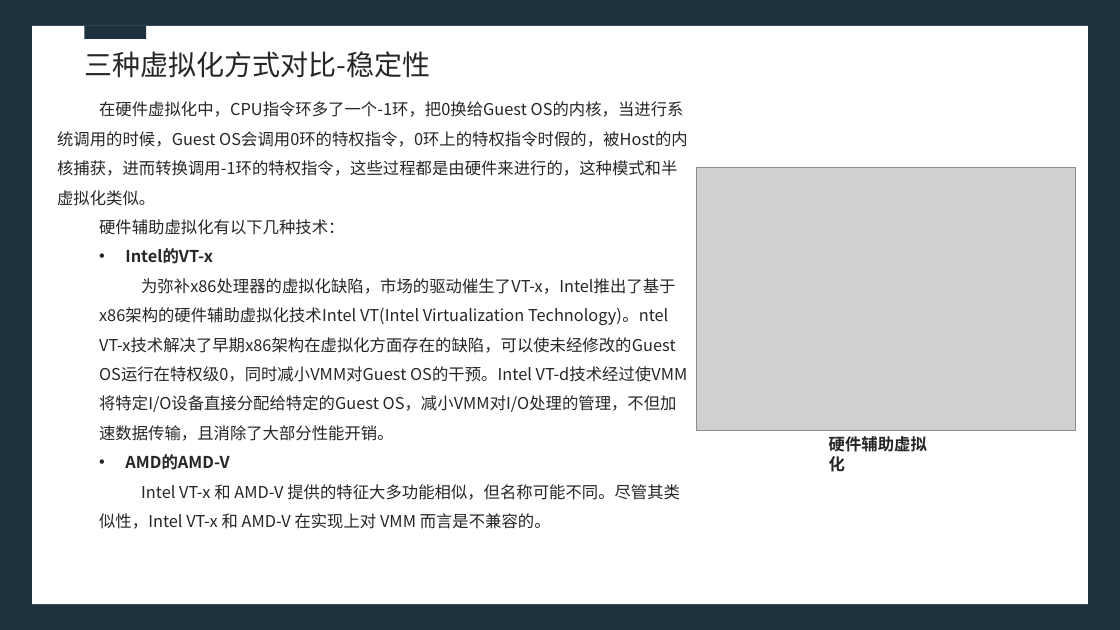
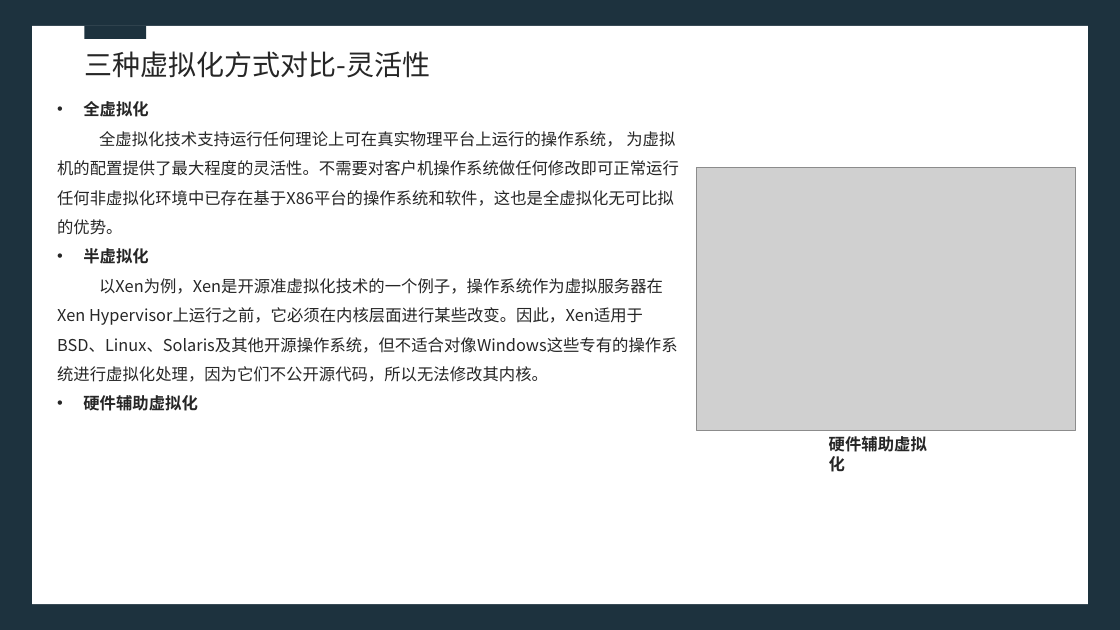
Before and after one commit to shushushucier/LearningRecord, a slide deck: slide 12 of CloudComputing/HomeworkRecord/Unit3-d63fe013746aac9a549827da25466491.pptx. Drawn at 1120x630 pixels with LibreOffice and Linux fonts; fonts in the diff are those of the drawing; grey boxes stand for pictures. Boxes give left, top, right and bottom in pixels: in the first picture for what was removed or moved away, otherwise in the second. Text is boxed around its words. In the diff, an @@ line names an element or a change of style, - is before the commit and + after.

```diff
--- a/CloudComputing/HomeworkRecord/Unit3-d63fe013746aac9a549827da25466491.pptx
+++ b/CloudComputing/HomeworkRecord/Unit3-d63fe013746aac9a549827da25466491.pptx
@@ text at bbox=[84, 51, 430, 78]: text changed @@
-三种虚拟化方式对比-稳定性
+三种虚拟化方式对比-灵活性
@@ text at bbox=[57, 101, 679, 411]: text changed @@
-在硬件虚拟化中，CPU指令环多了一个-1环，把0换给Guest OS的内核，当进行系统调用的时候，Guest OS会调用0环的特权指令，0环上的特权指令时假的，被Host的内核捕获，进而转换调用-1环的特权指令，这些过程都是由硬件来进行的，这种模式和半虚拟化类似。
-硬件辅助虚拟化有以下几种技术：
-  • Intel的VT-x
-  为弥补x86处理器的虚拟化缺陷，市场的驱动催生了VT-x，Intel推出了基于x86架构的硬件辅助虚拟化技术Intel VT(Intel Virtualization Technology)。ntel VT-x技术解决了早期x86架构在虚拟化方面存在的缺陷，可以使未经修改的Guest OS运行在特权级0，同时减小VMM对Guest OS的干预。Intel VT-d技术经过使VMM将特定I/O设备直接分配给特定的Guest OS，减小VMM对I/O处理的管理，不但加速数据传输，且消除了大部分性能开销。
-  • AMD的AMD-V
-  Intel VT-x 和 AMD-V 提供的特征大多功能相似，但名称可能不同。尽管其类似性，Intel VT-x 和 AMD-V 在实现上对 VMM 而言是不兼容的。
+• 全虚拟化
+全虚拟化技术支持运行任何理论上可在真实物理平台上运行的操作系统， 为虚拟机的配置提供了最大程度的灵活性。不需要对客户机操作系统做任何修改即可正常运行任何非虚拟化环境中已存在基于X86平台的操作系统和软件，这也是全虚拟化无可比拟的优势。
+• 半虚拟化
+以Xen为例，Xen是开源准虚拟化技术的一个例子，操作系统作为虚拟服务器在Xen Hypervisor上运行之前，它必须在内核层面进行某些改变。因此，Xen适用于BSD、Linux、Solaris及其他开源操作系统，但不适合对像Windows这些专有的操作系统进行虚拟化处理，因为它们不公开源代码，所以无法修改其内核。
+• 硬件辅助虚拟化
```
Also in this commit, not shown: 1 other slide changed.
